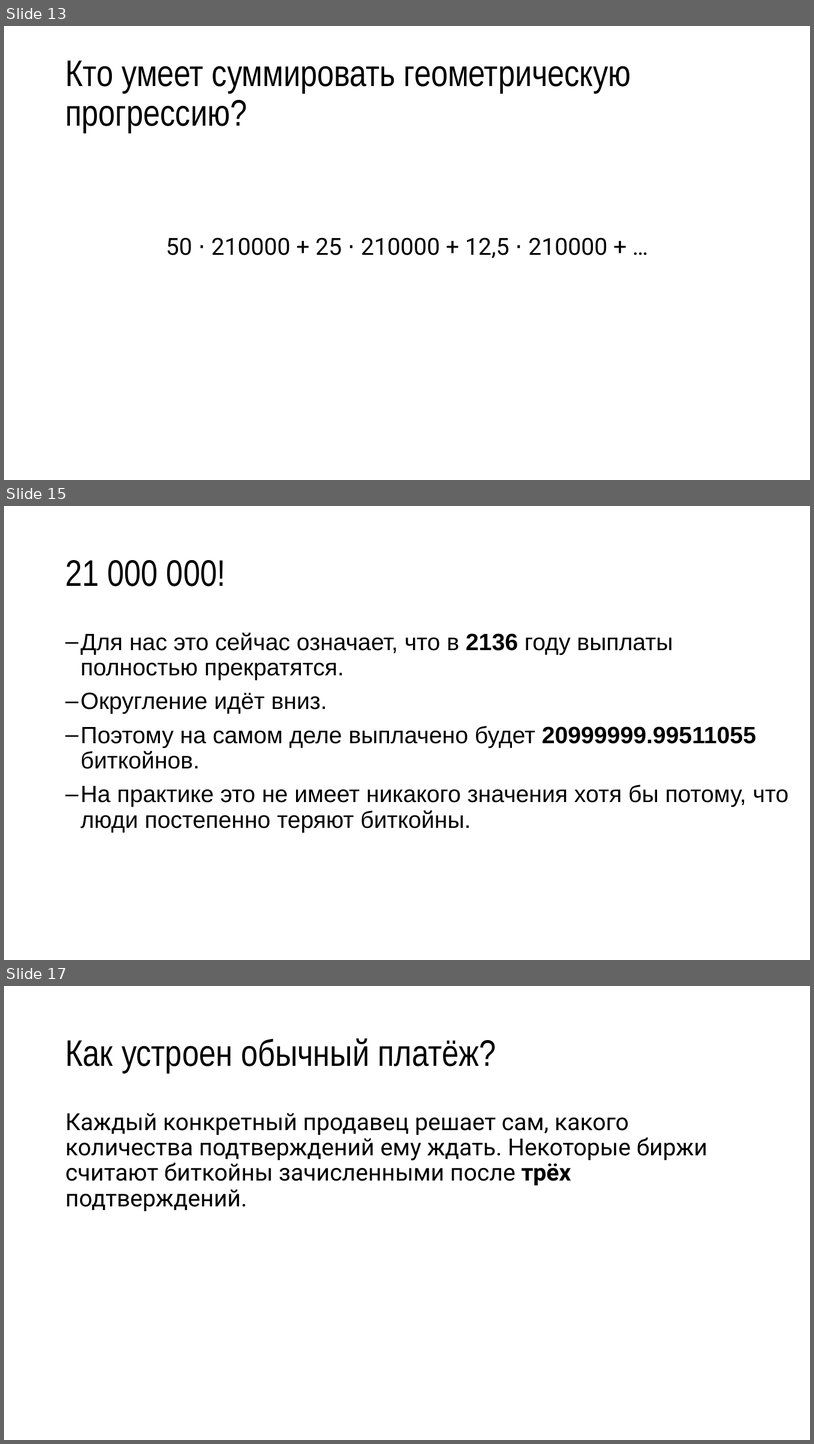
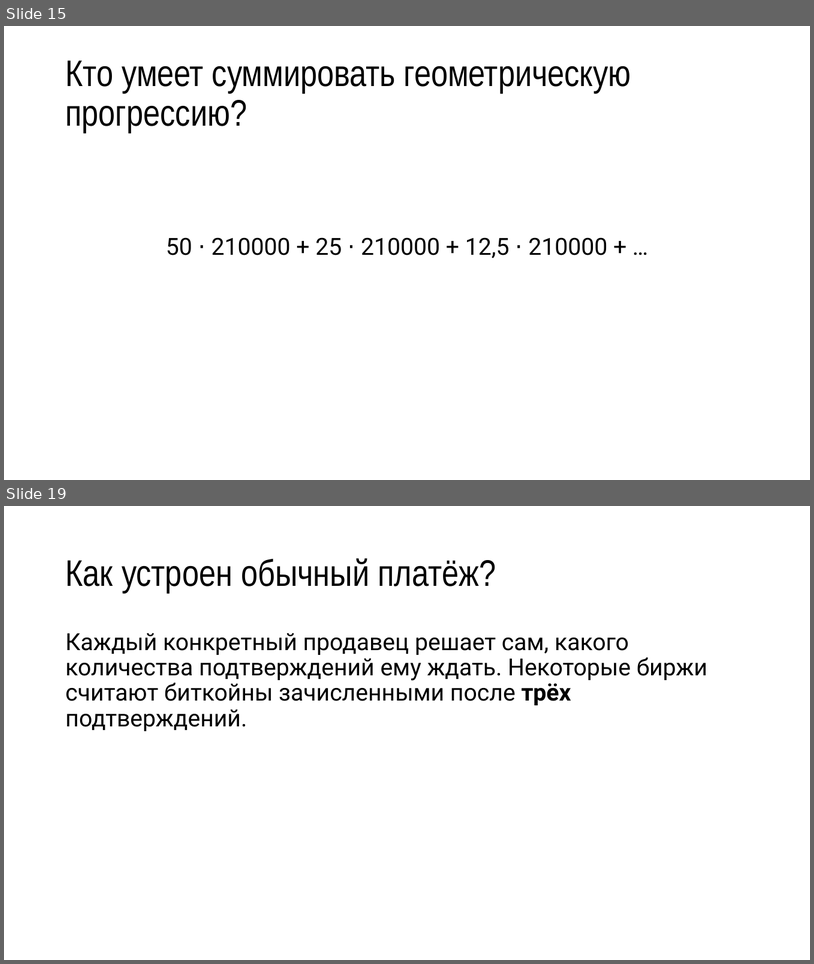
Before and after one commit to misteraverin/blockchain-materials, a slide deck: bittalk_max.pptx. Shown one above the other, each under a label of ours: slides 13, 15 and 17 before the commit, slides 15 and 19 after it; the slides between them are not shown. The pictures are 814x1444 and 814x964 pixels, drawn with LibreOffice and Linux fonts; fonts in the diff are those of the drawing. Boxes give left, top, right and bottom in pixels: in the first picture for what was removed or moved away, otherwise in the second. Text is boxed around its words. In the diff, an @@ line names an element or a change of style, - is before the commit and + after.

```diff
--- a/bittalk_max.pptx
+++ b/bittalk_max.pptx
@@ slide 15 removed at box(4, 506, 810, 960), background #FFFFFF @@
@@ title removed at box(65, 560, 225, 586) @@
-21 000 000!
@@ text removed at box(81, 633, 789, 832) @@
-– Для нас это сейчас означает, что в 2136 году выплаты полностью прекратятся.
-– Округление идёт вниз.
-– Поэтому на самом деле выплачено будет 20999999.99511055 биткойнов.
-– На практике это не имеет никакого значения хотя бы потому, что люди постепенно теряют биткойны.
@@ what was slide 13 is now slide 15 @@
@@ what was slide 17 is now slide 19 @@
```
Also in this commit, not shown: 15 slides changed, 19 slides added, 1 other file.
